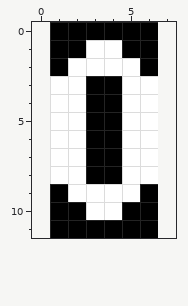
Pixel-art file: art/font-big/O.ase. Above is the file before it was changed.
6x12 pixels, 1 frame. The old version is drawn lined up with the new one, on the new canvas.
After the commit:
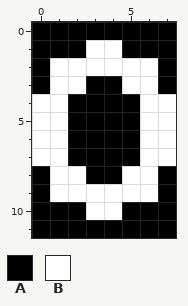
Palette (. is transparent): A #000000  B #ffffff
The edit:
{"change": "canvas 6x12 -> 8x12, the old top-left corner now at 1,0"}
{"y":0,"x":0,"old":".","new":"A"}
{"y":0,"x":7,"old":".","new":"A"}
{"y":1,"x":0,"old":".","new":"A"}
{"y":1,"x":7,"old":".","new":"A"}
{"y":2,"x":0,"old":".A","new":"AB"}
{"y":2,"x":6,"old":"A.","new":"BA"}
{"y":3,"x":0,"old":".","new":"A"}
{"y":3,"x":7,"old":".","new":"A"}
{"y":4,"x":0,"old":".","new":"B"}
{"y":4,"x":2,"old":"B","new":"A"}
{"y":4,"x":5,"old":"B","new":"A"}
{"y":4,"x":7,"old":".","new":"B"}
{"y":5,"x":0,"old":".","new":"B"}
{"y":5,"x":2,"old":"B","new":"A"}
{"y":5,"x":5,"old":"B","new":"A"}
{"y":5,"x":7,"old":".","new":"B"}
{"y":6,"x":0,"old":".","new":"B"}
{"y":6,"x":2,"old":"B","new":"A"}
{"y":6,"x":5,"old":"B","new":"A"}
{"y":6,"x":7,"old":".","new":"B"}
{"y":7,"x":0,"old":".","new":"B"}
{"y":7,"x":2,"old":"B","new":"A"}
{"y":7,"x":5,"old":"B","new":"A"}
{"y":7,"x":7,"old":".","new":"B"}
{"y":8,"x":0,"old":".","new":"A"}
{"y":8,"x":7,"old":".","new":"A"}
{"y":9,"x":0,"old":".A","new":"AB"}
{"y":9,"x":6,"old":"A.","new":"BA"}
{"y":10,"x":0,"old":".","new":"A"}
{"y":10,"x":7,"old":".","new":"A"}
{"y":11,"x":0,"old":".","new":"A"}
{"y":11,"x":7,"old":".","new":"A"}
{"label":"changed","picture_box":[32,22,176,238]}
